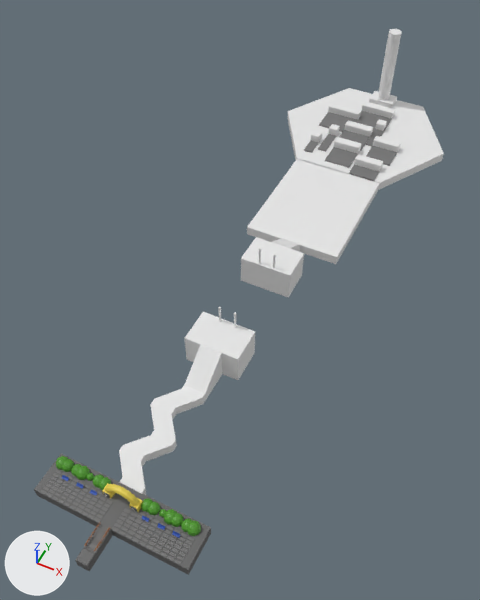
A saved change to the Blender file shadowland.blend.
Camera for both pictures: a 50 mm camera at (35.1, -22.0, 94.3) aimed at (-2.6, 53.5, 0.0). Every picture has the same lights, and +X, +Y and +Z are marked at lower left.
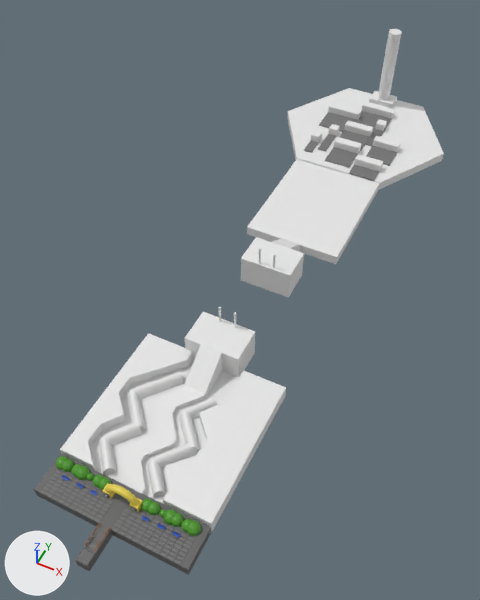
Commit message: shadowland: beautify door traps

What differs and where, as boxes (x1, y1, x2, y2) in the pictures (480 x 600 px):
'Plane.001', added: after (163, 370, 286, 531)
'Plane.002', added: after (60, 333, 193, 469)
'Plane', added: after (90, 359, 240, 534)
'Cube.004', rescaled: before (119, 385, 205, 495); after (119, 385, 205, 494)
'Cylinder.013', added: after (129, 372, 183, 399)
'Cylinder.009', added: after (151, 443, 196, 468)
'Cylinder.008', added: after (147, 457, 166, 498)
'Cylinder.015', added: after (99, 436, 116, 475)
'Cylinder.014', added: after (103, 423, 142, 446)
'Cylinder.017', added: after (179, 409, 200, 452)
'Cylinder.018', added: after (127, 391, 146, 431)
'Cylinder.010', added: after (180, 398, 216, 419)

What changed in the scene script:
```text
Add me_plane_003:
    me_plane_003.from_pydata(...)  # 36 vertices, 34 faces; spans x 0.3..1.0, y -1.0..1.0, z 0.0..1.88
Add me_plane_002:
    me_plane_002.from_pydata(...)  # 36 vertices, 34 faces; spans x -1.0..-0.24, y -0.85..1.02, z 0.0..2.8
Add me_cylinder_018:
    me_cylinder_018.from_pydata(...)  # a 32-sided cylinder along z spanning x -1.0..1.0, y -1.0..1.0, z -1.0..1.0
Add me_plane_001:
    me_plane_001.from_pydata([(-1.0, -1.0, 0.0), (1.0, -1.0, 0.0), (-1.0, 1.0, 0.0), (1.0, 1.0, 0.0)], [], [(0, 1, 3, 2)])
Change ob_cube_004:
    ob_cube_004.scale: (2.0, 0.5, 1.0) -> (2.0, 0.51, 1.0)
Add ob_plane_002:
    ob_plane_002 = bpy.data.objects.new('Plane.002', me_plane_003)
    ob_plane_002.location = (-16.8, 24.7, 0.0)
    ob_plane_002.scale = (12.9, 12.9, 1.0)
Add ob_plane_001:
    ob_plane_001 = bpy.data.objects.new('Plane.001', me_plane_002)
    ob_plane_001.location = (17.2, 23.6, -0.6)
    ob_plane_001.scale = (13.9, 13.9, 1.0)
Add ob_cylinder_018:
    ob_cylinder_018 = bpy.data.objects.new('Cylinder.018', me_cylinder_018)
    ob_cylinder_018.location = (-6.6, 23.5, -0.2)
    ob_cylinder_018.rotation_euler = (-1.571, 0.0, 3.86)  # degrees (-90, 0, 221)
    ob_cylinder_018.scale = (1.0, 2.0, 3.5)
Add ob_cylinder_017:
    ob_cylinder_017 = bpy.data.objects.new('Cylinder.017', me_cylinder_018.copy())
    ob_cylinder_017.location = (3.0, 24.1, -0.2)
    ob_cylinder_017.rotation_euler = (-1.571, 0.0, 3.86)  # degrees (-90, 0, 221)
    ob_cylinder_017.scale = (1.0, 2.0, 3.5)
Add ob_cylinder_015:
    ob_cylinder_015 = bpy.data.objects.new('Cylinder.015', me_cylinder_018.copy())
    ob_cylinder_015.location = (-6.3, 14.6, -0.2)
    ob_cylinder_015.rotation_euler = (-1.571, 0.0, 0.718)  # degrees (-90, 0, 41)
    ob_cylinder_015.scale = (1.0, 2.0, 2.85)
Add ob_cylinder_014:
    ob_cylinder_014 = bpy.data.objects.new('Cylinder.014', me_cylinder_018.copy())
    ob_cylinder_014.location = (-6.3, 18.9, -0.2)
    ob_cylinder_014.rotation_euler = (-1.571, 0.0, 2.463)  # degrees (-90, 0, 141)
    ob_cylinder_014.scale = (1.0, 2.0, 2.85)
Add ob_cylinder_013:
    ob_cylinder_013 = bpy.data.objects.new('Cylinder.013', me_cylinder_018.copy())
    ob_cylinder_013.location = (-6.3, 29.3, -0.2)
    ob_cylinder_013.rotation_euler = (-1.571, 0.0, 2.463)  # degrees (-90, 0, 141)
    ob_cylinder_013.scale = (1.0, 2.0, 4.5)
Add ob_cylinder_010:
    ob_cylinder_010 = bpy.data.objects.new('Cylinder.010', me_cylinder_018.copy())
    ob_cylinder_010.location = (2.3, 28.4, -0.2)
    ob_cylinder_010.rotation_euler = (-1.571, 0.0, 2.463)  # degrees (-90, 0, 141)
    ob_cylinder_010.scale = (1.0, 2.0, 2.85)
Add ob_cylinder_009:
    ob_cylinder_009 = bpy.data.objects.new('Cylinder.009', me_cylinder_018.copy())
    ob_cylinder_009.location = (2.9, 19.2, -0.2)
    ob_cylinder_009.rotation_euler = (-1.571, 0.0, 2.463)  # degrees (-90, 0, 141)
    ob_cylinder_009.scale = (1.0, 2.0, 3.5)
Add ob_cylinder_008:
    ob_cylinder_008 = bpy.data.objects.new('Cylinder.008', me_cylinder_018.copy())
    ob_cylinder_008.location = (2.5, 14.8, -0.2)
    ob_cylinder_008.rotation_euler = (-1.571, 0.0, 0.718)  # degrees (-90, 0, 41)
    ob_cylinder_008.scale = (1.0, 2.0, 2.85)
Add ob_plane:
    ob_plane = bpy.data.objects.new('Plane', me_plane_001)
    ob_plane.location = (0.4, 24.4, 0.0)
    ob_plane.scale = (13.4, 13.4, 1.0)
```
